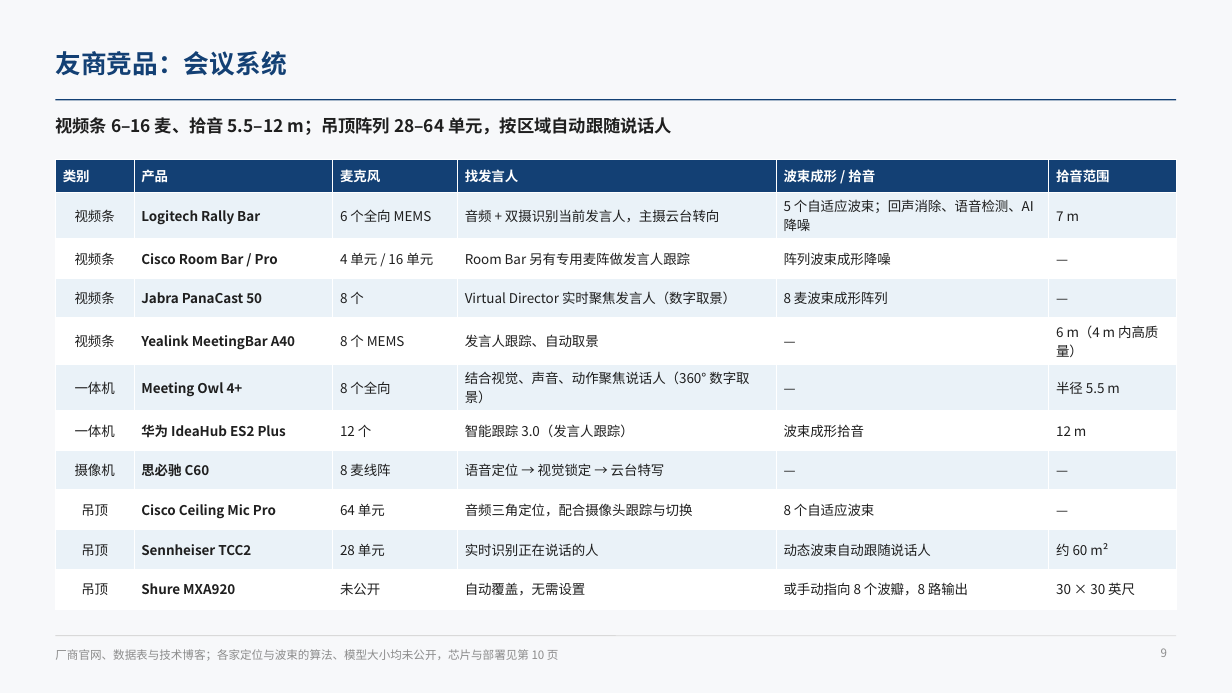
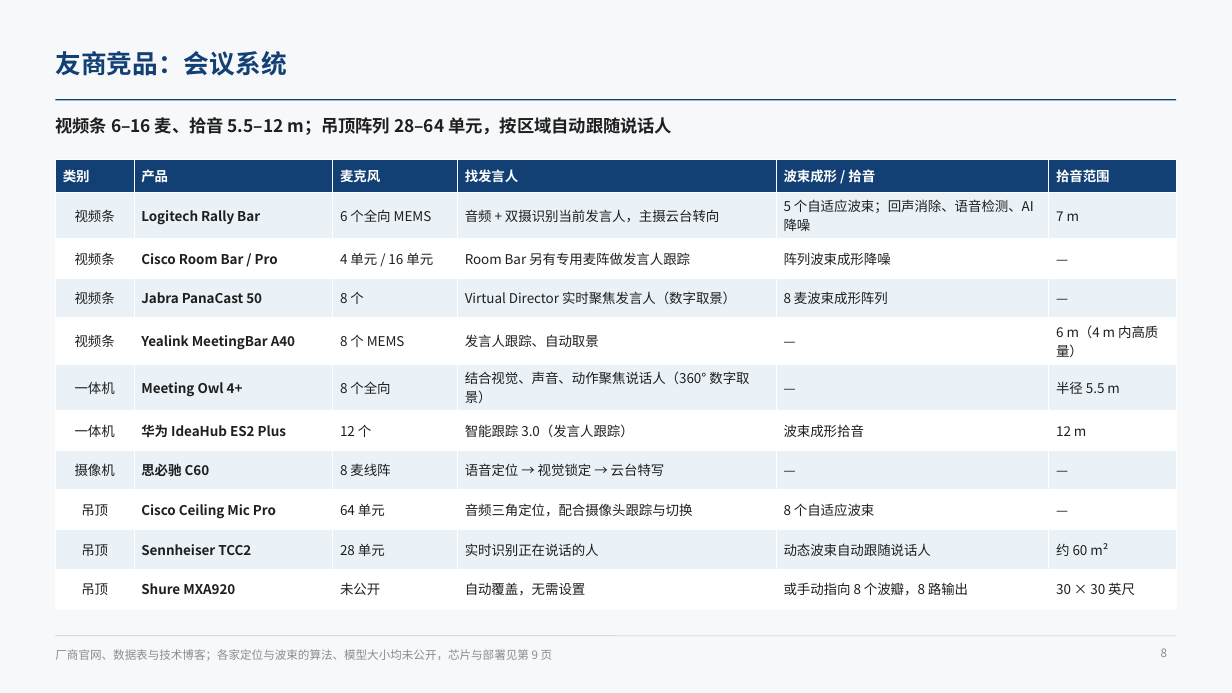
Before and after one commit to ZeroFoxxi/ssl-scene1, a slide deck: slide 8 of 01_场景一_摄像头声源定位/技术总结/声源定位与波束成形技术总结.pptx (slide 9 before the commit). Drawn at 1232x693 pixels with LibreOffice and Linux fonts; fonts in the diff are those of the drawing. Boxes give left, top, right and bottom in pixels: in the first picture for what was removed or moved away, otherwise in the second. Text is boxed around its words. In the diff, an @@ line names an element or a change of style, - is before the commit and + after.

```diff
--- a/01_场景一_摄像头声源定位/技术总结/声源定位与波束成形技术总结.pptx
+++ b/01_场景一_摄像头声源定位/技术总结/声源定位与波束成形技术总结.pptx
@@ text at [55, 649, 553, 661]: text changed @@
-厂商官网、数据表与技术博客；各家定位与波束的算法、模型大小均未公开，芯片与部署见第 10 页
+厂商官网、数据表与技术博客；各家定位与波束的算法、模型大小均未公开，芯片与部署见第 9 页
```
Also in this commit, not shown: 1 other slide changed, 1 slide removed, 3 other files.
